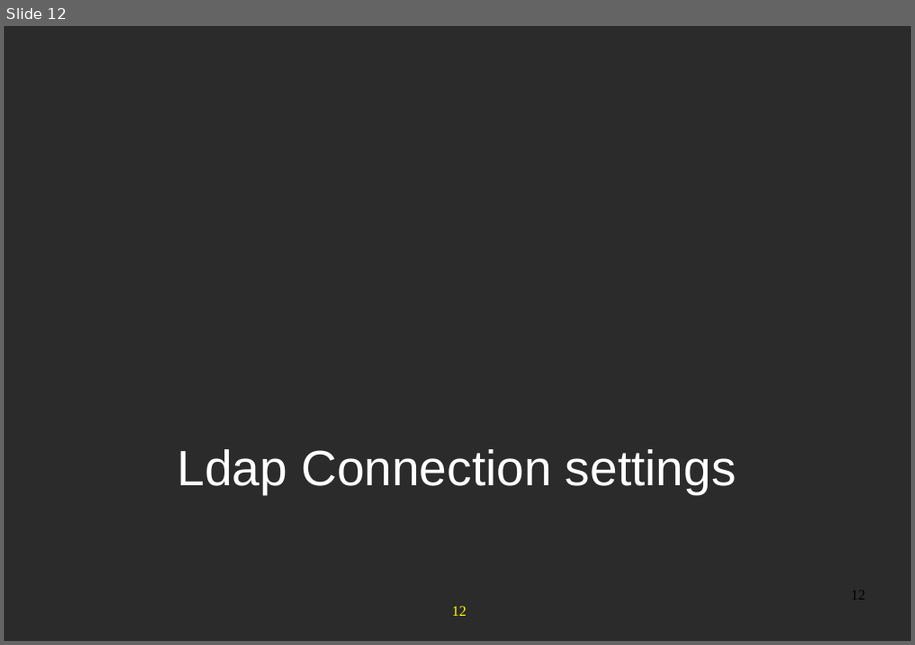
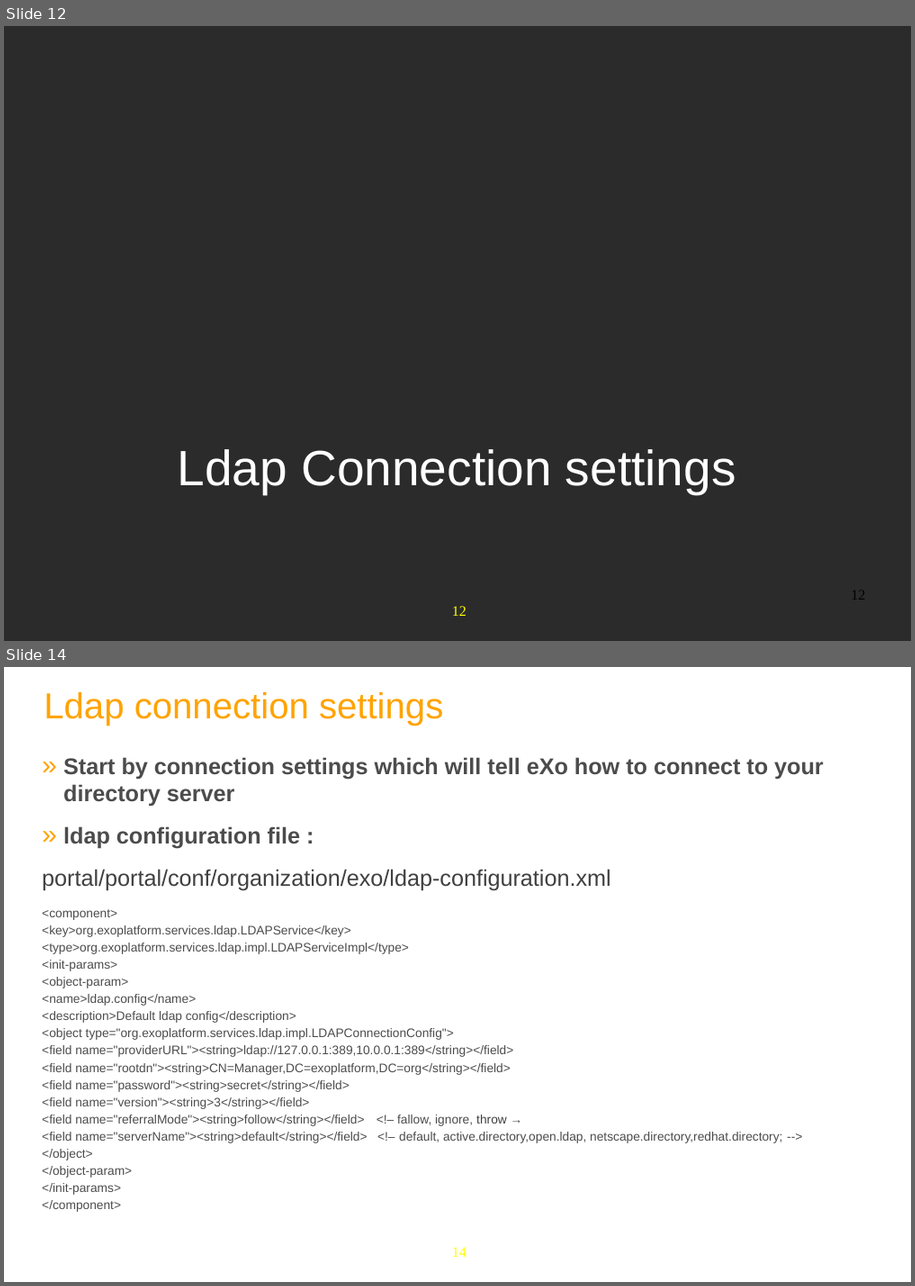
Before and after one commit to anhvurz90/training, a slide deck: exo-sysAdmin/970-LdapConfig-XSys.pptx. Shown one above the other, each under a label of ours: slide 12 before the commit, slides 12 and 14 after it; the slides between them are not shown. The pictures are 915x645 and 915x1286 pixels, drawn with LibreOffice and Linux fonts; fonts in the diff are those of the drawing; background and template pictures are left out; a plain dark background stands for a picture behind light text. Boxes give left, top, right and bottom in pixels: in the first picture for what was removed or moved away, otherwise in the second. Text is boxed around its words. In the diff, an @@ line names an element or a change of style, - is before the commit and + after.

```diff
--- a/exo-sysAdmin/970-LdapConfig-XSys.pptx
+++ b/exo-sysAdmin/970-LdapConfig-XSys.pptx
@@ slide 14 added at [4,667,911,1282], background #FFFFFF; not listed: 1 template element that a slide beside it also shows @@
@@ title added at [44,692,443,725], 35 pt, text #FFA300 @@
+Ldap connection settings
@@ text added at [42,757,824,1194], 12 pt, text #4C4C4C @@
+  » Start by connection settings which will tell eXo how to connect to your directory server
+  » ldap configuration file :
+  portal/portal/conf/organization/exo/ldap-configuration.xml
+  <component>
+  <key>org.exoplatform.services.ldap.LDAPService</key>
+  <type>org.exoplatform.services.ldap.impl.LDAPServiceImpl</type>
+  <init-params>
+  <object-param>
+  <name>ldap.config</name>
+  <description>Default ldap config</description>
+  <object type="org.exoplatform.services.ldap.impl.LDAPConnectionConfig">
+  <field name="providerURL"><string>ldap://127.0.0.1:389,10.0.0.1:389</string></field>
+  <field name="rootdn"><string>CN=Manager,DC=exoplatform,DC=org</string></field>
+  <field name="password"><string>secret</string></field>
+  <field name="version"><string>3</string></field>
+  <field name="referralMode"><string>follow</string></field> <!– fallow, ignore, throw →
+  <field name="serverName"><string>default</string></field> <!– default, active.directory,open.ldap, netscape.directory,redhat.directory; -->
+  </object>
+  </object-param>
+  </init-params>
+  </component>
```
Also in this commit, not shown: 2 slides changed, 17 other slides added.
